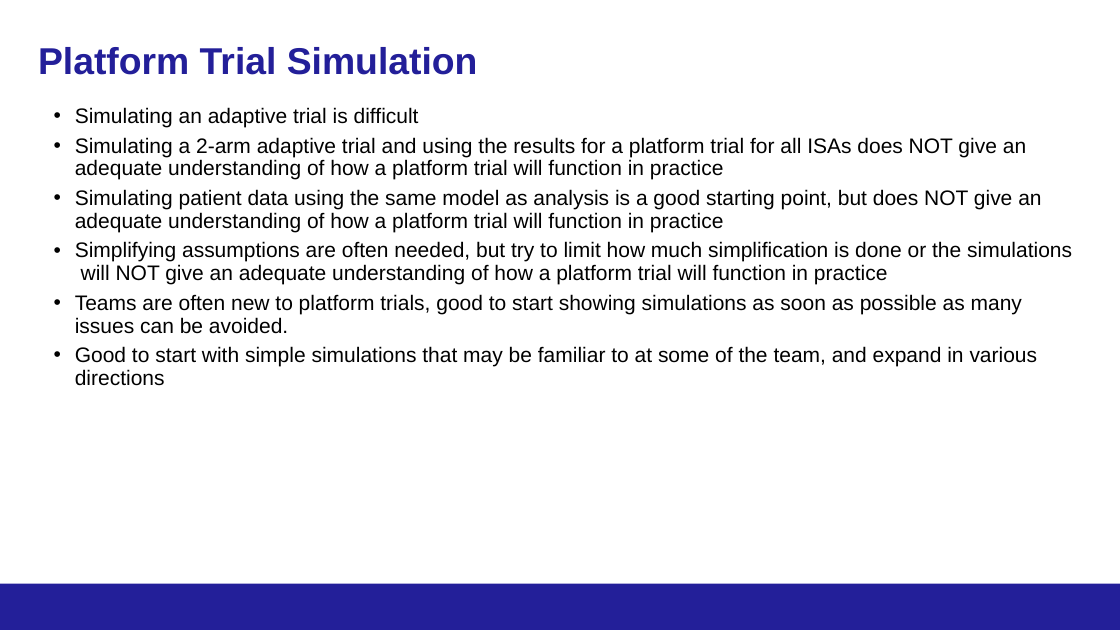
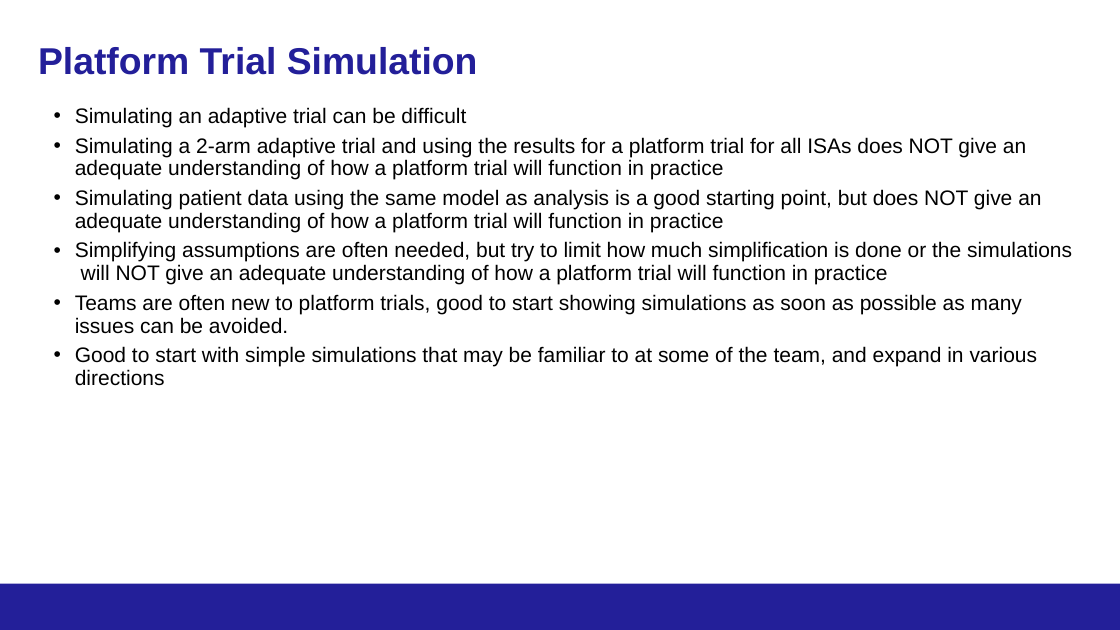
Before and after one commit to kwathen/BayesPharma2024-OCTOPUS, a slide deck: slide 29 of CourseMaterial/Wathen-Bayes2024ForDistribution.pptx (slide 28 before the commit). Drawn at 1120x630 pixels with LibreOffice and Linux fonts; fonts in the diff are those of the drawing; background and template pictures are left out. Boxes give left, top, right and bottom in pixels: in the first picture for what was removed or moved away, otherwise in the second. Text is boxed around its words. In the diff, an @@ line names an element or a change of style, - is before the commit and + after.

```diff
--- a/CourseMaterial/Wathen-Bayes2024ForDistribution.pptx
+++ b/CourseMaterial/Wathen-Bayes2024ForDistribution.pptx
@@ text at [75, 107, 466, 127]: text changed @@
-• Simulating an adaptive trial is difficult
+• Simulating an adaptive trial can be difficult
```
Also in this commit, not shown: 5 other slides changed, 3 slides added, 1 slide removed, 42 other files.
